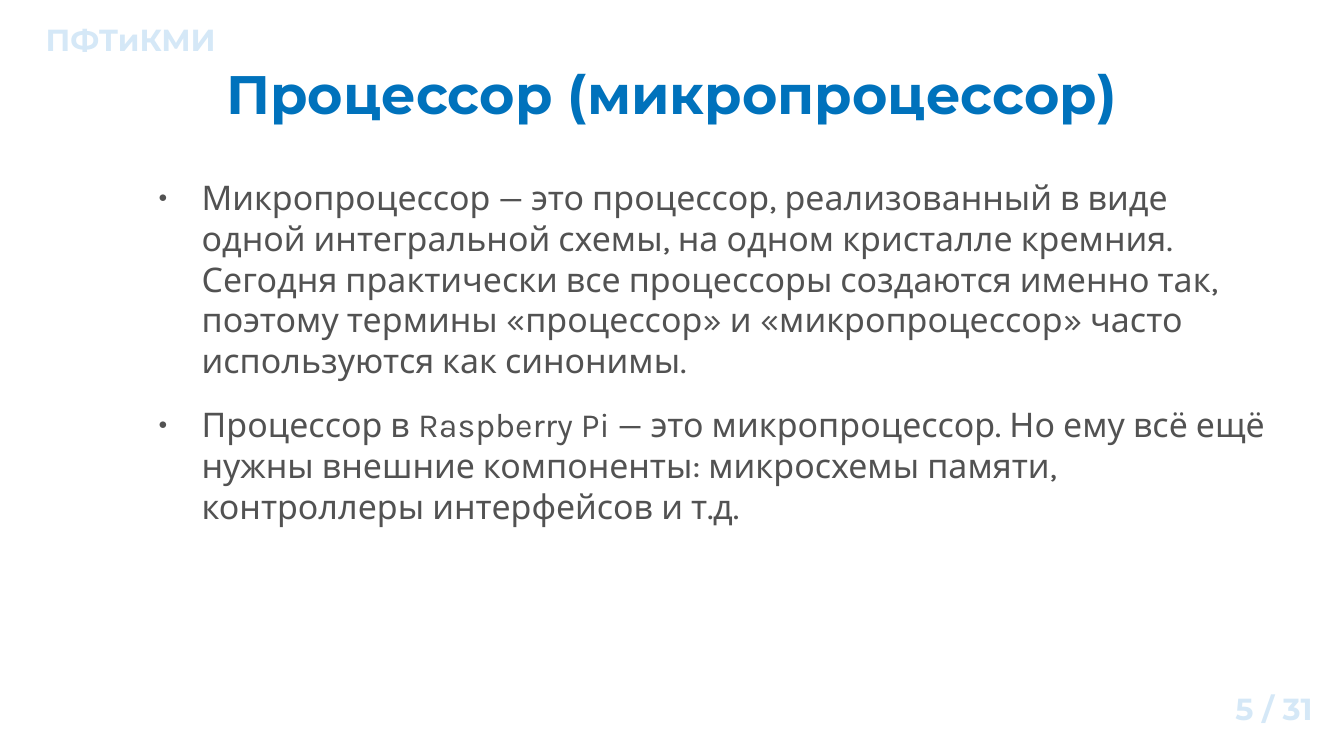
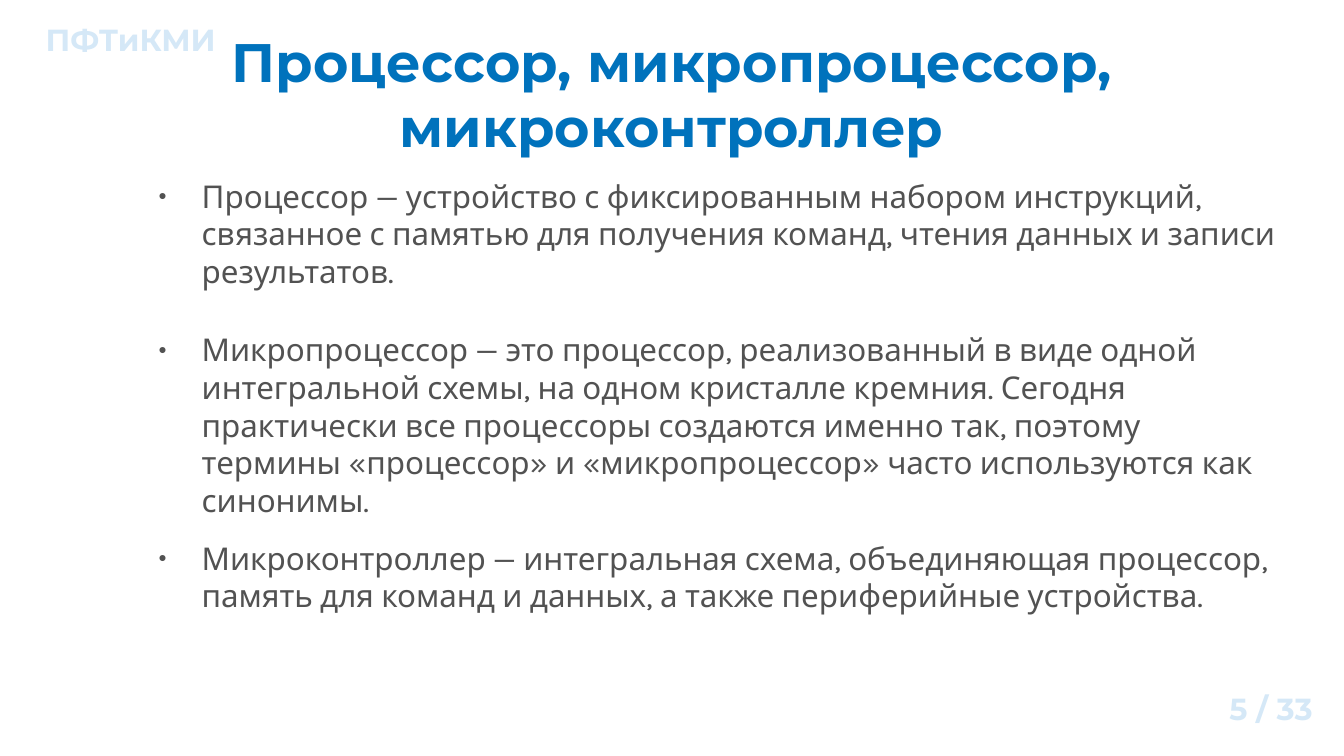
Before and after one commit to ant-lab-ru/ant-mcu, a slide deck: slide 5 of 1 Как начать работать с микроконтроллерами/Презентация/presentation_01.odp. Drawn at 1344x756 pixels with LibreOffice and Linux fonts; fonts in the diff are those of the drawing; background and template pictures are left out. Boxes give left, top, right and bottom in pixels: in the first picture for what was removed or moved away, otherwise in the second. Text is boxed around its words. In the diff, an @@ line names an element or a change of style, - is before the commit and + after.

```diff
--- a/1 Как начать работать с микроконтроллерами/Презентация/presentation_01.odp
+++ b/1 Как начать работать с микроконтроллерами/Презентация/presentation_01.odp
@@ title at [232, 44, 1111, 158]: text changed @@
-Процессор (микропроцессор)
+Процессор, микропроцессор, микроконтроллер
@@ text at [202, 184, 1276, 291]: paragraph added @@
+● Процессор — устройство с фиксированным набором инструкций, связанное с памятью для получения команд, чтения данных и записи результатов.
@@ text at [202, 337, 1253, 513]: size 20 to 18.5 pt in "Микропроцессор — это процессор, реализованный в виде ..." @@
@@ text at [202, 546, 1261, 615]: text changed; size 20 to 18.5 pt @@
-● Процессор в Raspberry Pi — это микропроцессор. Но ему всё ещё нужны внешние компоненты: микросхемы памяти, контроллеры интерфейсов и т.д.
+● Микроконтроллер — интегральная схема, объединяющая процессор, память для команд и данных, а также периферийные устройства.
@@ page number at [979, 684, 1326, 742]: text changed @@
-5 / 31
+5 / 33
```
Also in this commit, not shown: 3 other slides changed, 17 slides added, 15 slides removed, 2 other files.
